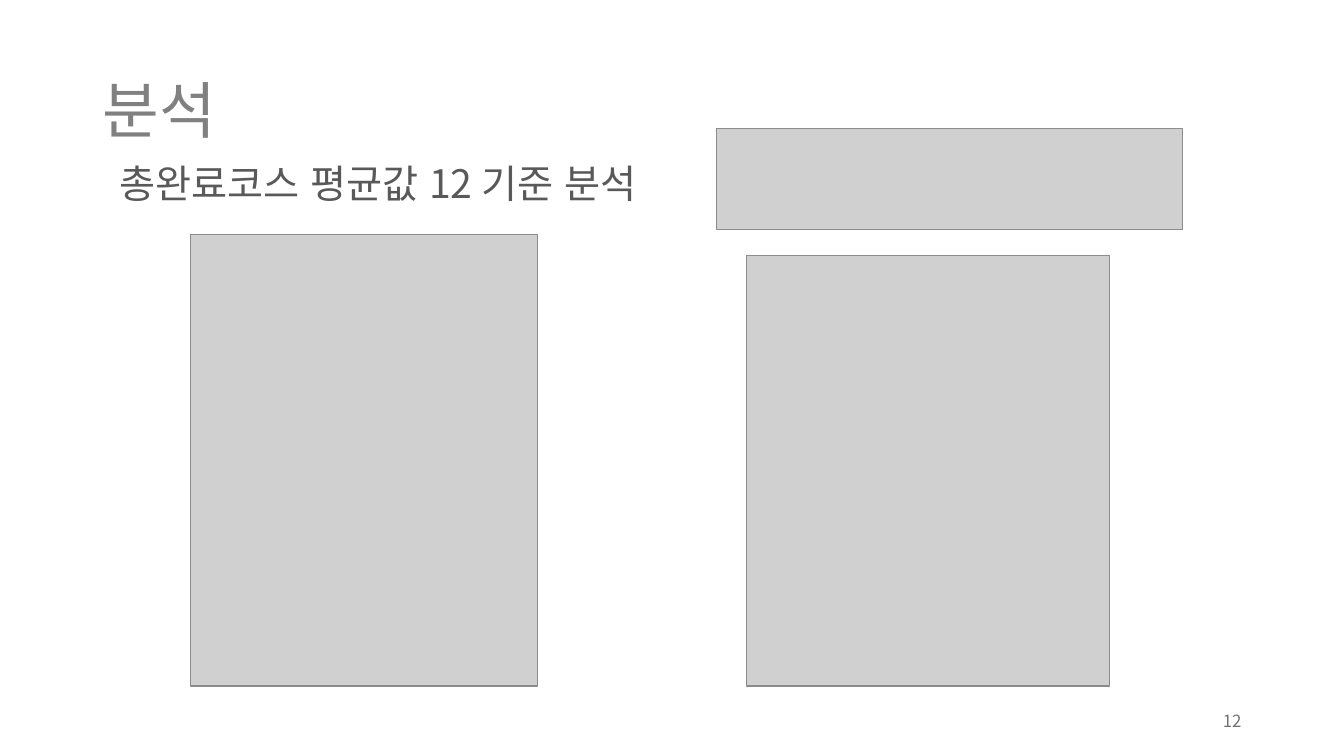
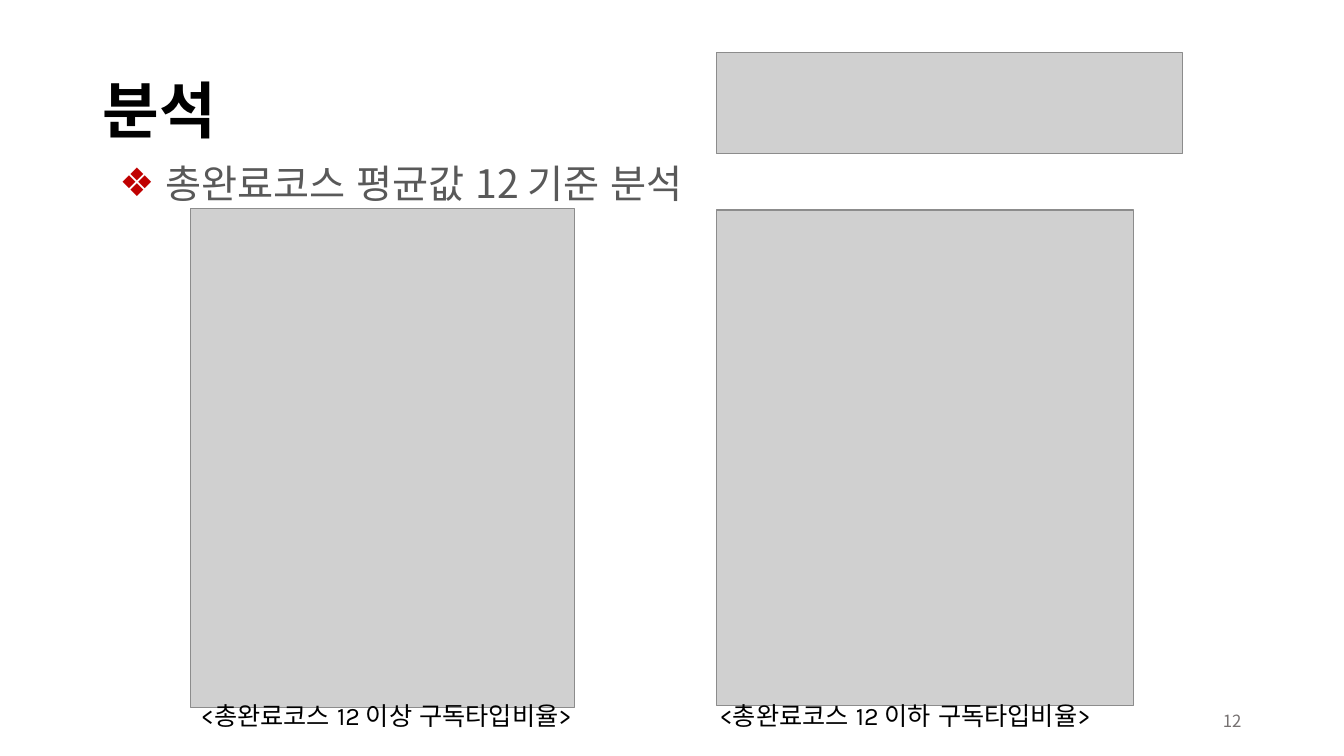
Before and after one commit to aiexplorer515/wassup_white, a slide deck: slide 12 of Project/DA_미니프로젝트.pptx. Drawn at 1344x756 pixels with LibreOffice and Linux fonts; fonts in the diff are those of the drawing; grey boxes stand for pictures. Boxes give left, top, right and bottom in pixels: in the first picture for what was removed or moved away, otherwise in the second. Text is boxed around its words. In the diff, an @@ line names an element or a change of style, - is before the commit and + after.

```diff
--- a/Project/DA_미니프로젝트.pptx
+++ b/Project/DA_미니프로젝트.pptx
@@ title "분석" at [102,81,215,139]: text colour #808080 to #000000, bold on @@
@@ picture: place and size @@
-picture at [717,129,1183,230]
+picture at [717,52,1183,153]
@@ text "총완료코스 평균값 12 기준 분석" at [165,165,682,209]: bullet none to ❖ @@
@@ picture: place and size @@
-picture at [191,235,537,687]
+picture at [191,209,574,708]
@@ picture: place and size @@
-picture at [746,255,1109,687]
+picture at [717,210,1134,706]
@@ text added at [201,703,571,727], 18 pt, text #000000 @@
+<총완료코스 12 이상 구독타입비율>
@@ text added at [720,699,1090,727], 18 pt, text #000000 @@
+<총완료코스 12 이하 구독타입비율>
```
Also in this commit, not shown: 21 other slides changed.
